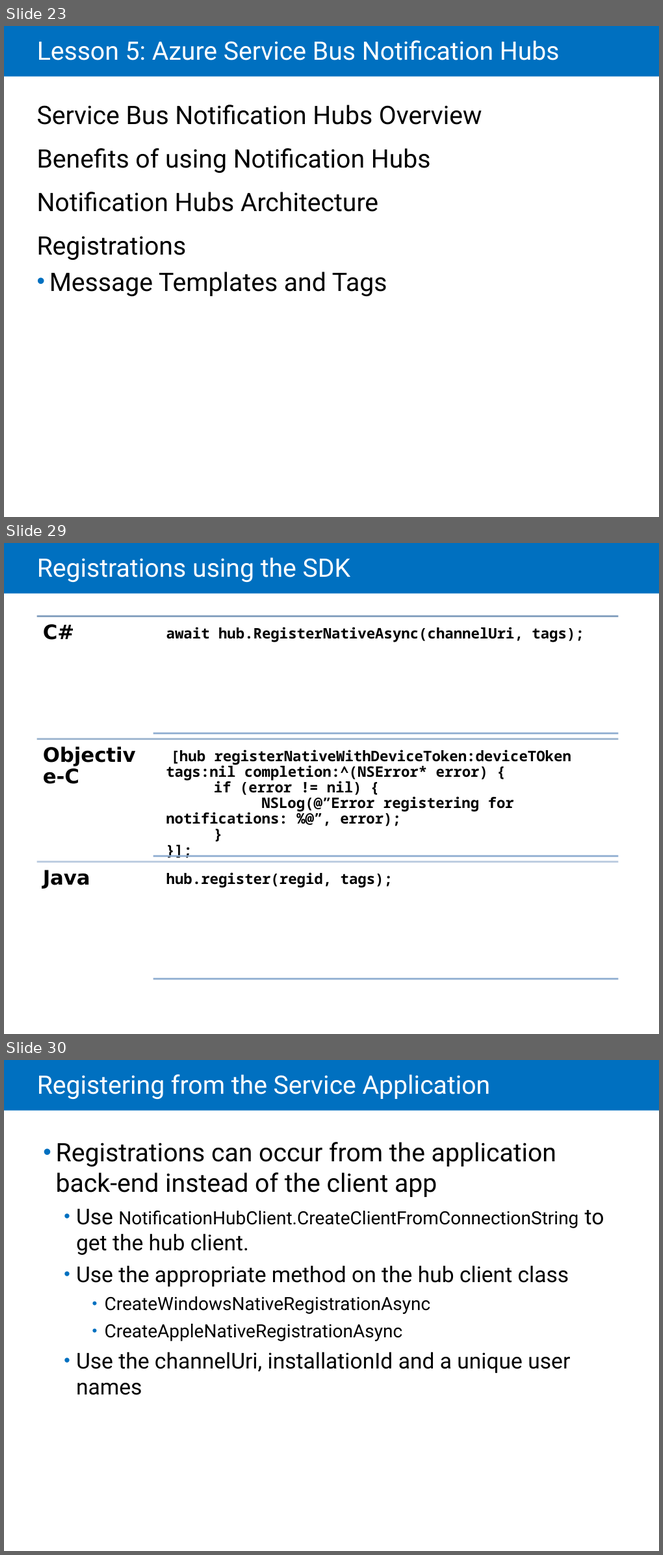
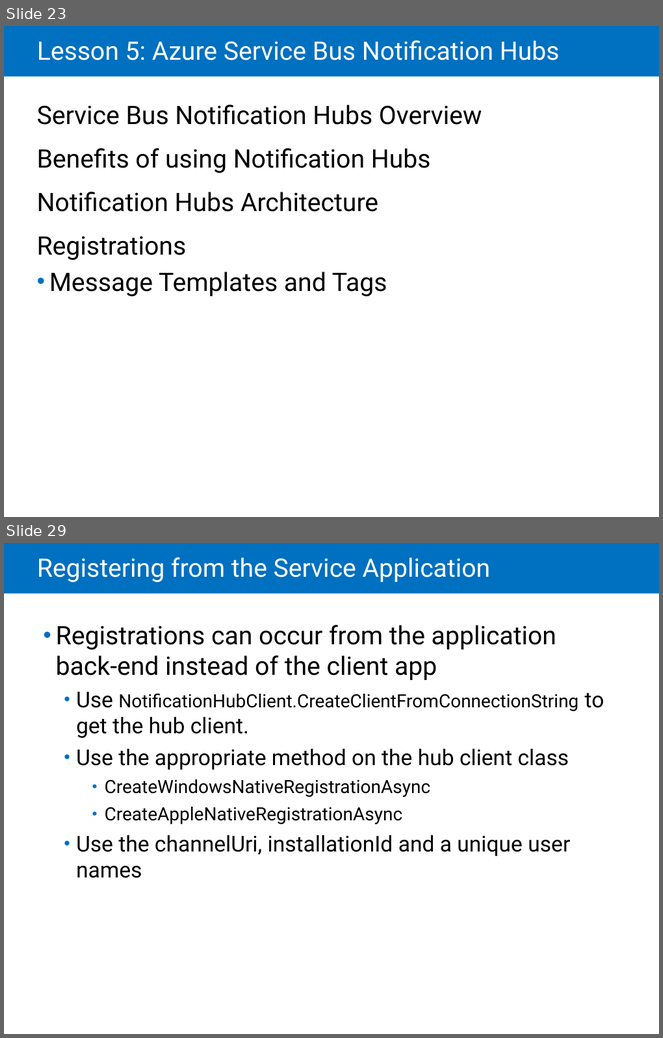
Before and after one commit to LarsKjeldsen/Kursus-az203, a slide deck: MOC/Module 08 Queues and Service Bus/20532C-08.pptx. Shown one above the other, each under a label of ours: slides 23, 29 and 30 before the commit, slides 23 and 29 after it; the slides between them are not shown. The pictures are 663x1555 and 663x1038 pixels, drawn with LibreOffice and Linux fonts; fonts in the diff are those of the drawing. Boxes give left, top, right and bottom in pixels: in the first picture for what was removed or moved away, otherwise in the second. Text is boxed around its words. In the diff, an @@ line names an element or a change of style, - is before the commit and + after.

```diff
--- a/MOC/Module 08 Queues and Service Bus/20532C-08.pptx
+++ b/MOC/Module 08 Queues and Service Bus/20532C-08.pptx
@@ slide 29 removed at [4, 543, 659, 1034], background #FFFFFF; not listed: 1 template element that a slide beside it also shows @@
@@ title removed at [37, 557, 351, 582] @@
-Registrations using the SDK
@@ group removed at [36, 616, 619, 979]: 6 lines, 6 texts @@
-C#
-await hub.RegisterNativeAsync(channelUri, tags);
-Objective-C
-[hub registerNativeWithDeviceToken:deviceTOken tags:nil completion:^(NSError* error) {
-if (error != nil) {
-NSLog(@”Error registering for notifications: %@”, error);
-}
-}];
-Java
-hub.register(regid, tags);
@@ what was slide 30 is now slide 29 @@
```
Also in this commit, not shown: 15 slides changed, 1 other file.
